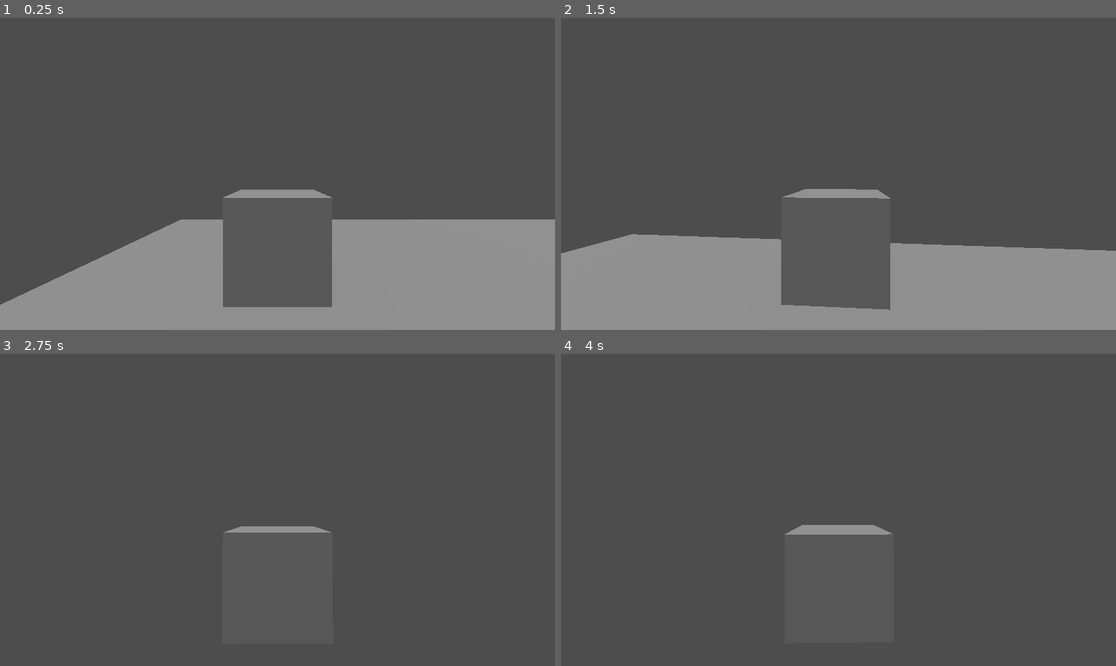
Above: before the commit, frames 1-4 (two rows, left to right).
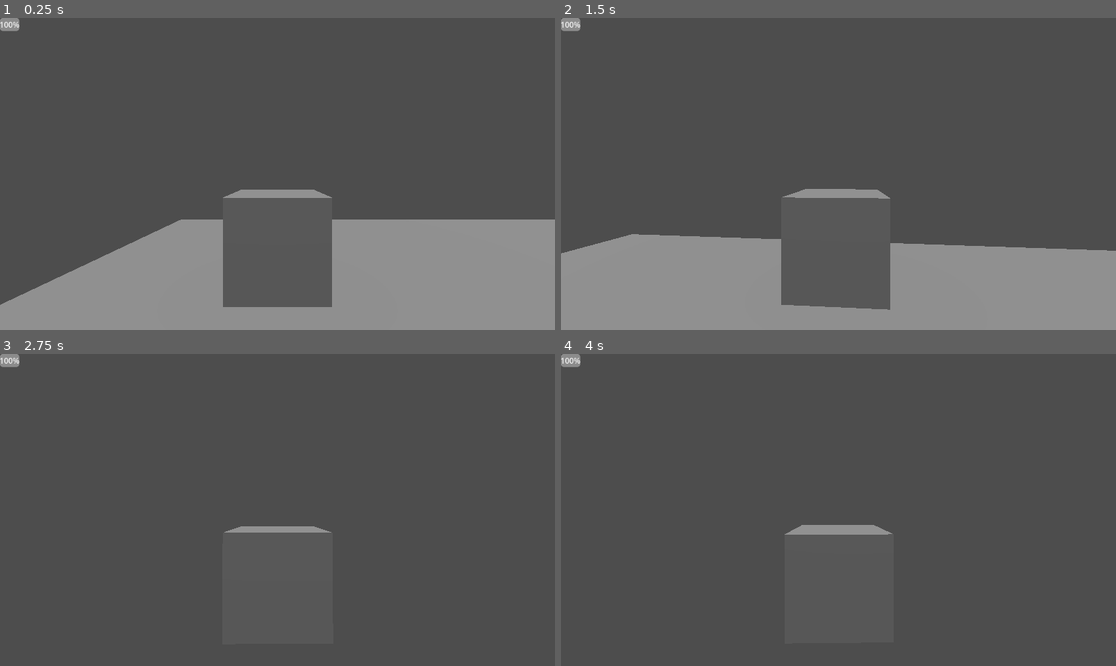
Above: after the commit, the same moments.

Repository: RavenRandomz/cube-extentialis-bossfight
Game: Godot game, scene res://testworld.tscn
Same seed, same stepped clock (60 frames per second), same inputs: the game is played once before the commit and once after it.
Inputs (mouse positions are in pixels of both pictures, inside the frame that each line leads up to):
- Up to frame 1 (0.25 s): no input
- Up to frame 2 (1.5 s): tap Enter at 0.5 s; move the mouse to (866, 174) at 0.52 s; hold Shift 0.53-1.28 s; hold W (player_forward) from 0.53 s (still down); click (866, 174) at 0.67 s; tap Space (player_jump) at 0.77 s; move the mouse to (810, 174) at 1.27 s; tap Alt at 1.35 s
- Up to frame 3 (2.75 s): keep holding W (player_forward); tap Space (player_jump) at 1.52 s; move the mouse to (288, 503) at 2.02 s; tap Ctrl at 2.1 s
- Up to frame 4 (4 s): keep holding W (player_forward); tap Space (player_jump) at 2.75, 3.02, 3.77 s; move the mouse to (832, 516) at 2.77 s; tap Shift at 2.85 s; click (832, 516) at 2.92 s; tap Enter at 3.5 s; move the mouse to (877, 513) at 3.52 s; tap Alt at 3.6 s

The runs differ from the first frame. In frame 1, 0.1% of the frame differs, in the area x 0-26%, y 0-91%; in frame 2, 0.2%, in the area x 0-99%, y 0-75%; in frame 3, 0.1%; in frame 4, 0.1%.
Error before the commit: Invalid call. Nonexistent function 'set_health_bar_range' in base 'Nil'. (res://scripts/player.gd:49)

Commit message:
Add player GUI to test world

Diff:
--- a/testworld.tscn
+++ b/testworld.tscn
@@ -1,19 +1,52 @@
-[gd_scene load_steps=3 format=3 uid="uid://c8tcdkqy05qfo"]
+[gd_scene load_steps=8 format=3 uid="uid://c8tcdkqy05qfo"]
 
+[ext_resource type="Script" path="res://scripts/damage_box.gd" id="1_3648u"]
 [ext_resource type="PackedScene" uid="uid://bnlvq0ut74cfd" path="res://character/player.tscn" id="1_tsfjo"]
 [ext_resource type="PackedScene" uid="uid://db8eme6e062u" path="res://enemies/boss.tscn" id="2_6tpxl"]
+[ext_resource type="PackedScene" uid="uid://cmmulbrsy1iwr" path="res://GUI/player_hud.tscn" id="4_wpvqo"]
+
+[sub_resource type="BoxShape3D" id="BoxShape3D_pdxfl"]
+
+[sub_resource type="BoxMesh" id="BoxMesh_ahr4w"]
+
+[sub_resource type="BoxShape3D" id="BoxShape3D_a62fd"]
+margin = 0.0
+size = Vector3(1.1, 1.1, 1.1)
 
 [node name="world" type="Node3D"]
 
+[node name="DamageBox" type="CSGBox3D" parent="."]
+transform = Transform3D(1, 0, 0, 0, 1, 0, 0, 0, 1, -20.9995, -2.67024, 0.00290513)
+
 [node name="StaticGround" type="CSGBox3D" parent="."]
-transform = Transform3D(1, 0, 0, 0, 1, 0, 0, 0, 1, -21, -2.67024, 0)
+transform = Transform3D(1, 0, 0, 0, 1, 0, 0, 0, 1, -20.9995, -2.67024, 0.00290513)
 use_collision = true
 size = Vector3(20, 1, 20)
 
 [node name="sun" type="DirectionalLight3D" parent="."]
 transform = Transform3D(1, 0, 0, 0, -0.330037, 0.943968, 0, -0.943968, -0.330037, 0, 3.03326, 0)
 
-[node name="Player" parent="." instance=ExtResource("1_tsfjo")]
+[node name="Player" parent="." node_paths=PackedStringArray("display") instance=ExtResource("1_tsfjo")]
 transform = Transform3D(1, 0, 0, 0, 1, 0, 0, 0, 1, -15, 0, 3.98877)
+display = NodePath("../PlayerHUD")
 
 [node name="CSGMesh3D" parent="." instance=ExtResource("2_6tpxl")]
+
+[node name="DamageBox2" type="StaticBody3D" parent="."]
+transform = Transform3D(1, 0, 0, 0, 1, 0, 0, 0, 1, -14.2601, -1.35198, -3.95684)
+script = ExtResource("1_3648u")
+
+[node name="CollisionShape3D" type="CollisionShape3D" parent="DamageBox2"]
+shape = SubResource("BoxShape3D_pdxfl")
+
+[node name="MeshInstance3D" type="MeshInstance3D" parent="DamageBox2"]
+mesh = SubResource("BoxMesh_ahr4w")
+
+[node name="Area3D" type="Area3D" parent="DamageBox2"]
+
+[node name="CollisionShape3D" type="CollisionShape3D" parent="DamageBox2/Area3D"]
+shape = SubResource("BoxShape3D_a62fd")
+
+[node name="PlayerHUD" parent="." instance=ExtResource("4_wpvqo")]
+
+[connection signal="body_shape_entered" from="DamageBox2/Area3D" to="DamageBox2" method="_on_area_3d_body_shape_entered"]
